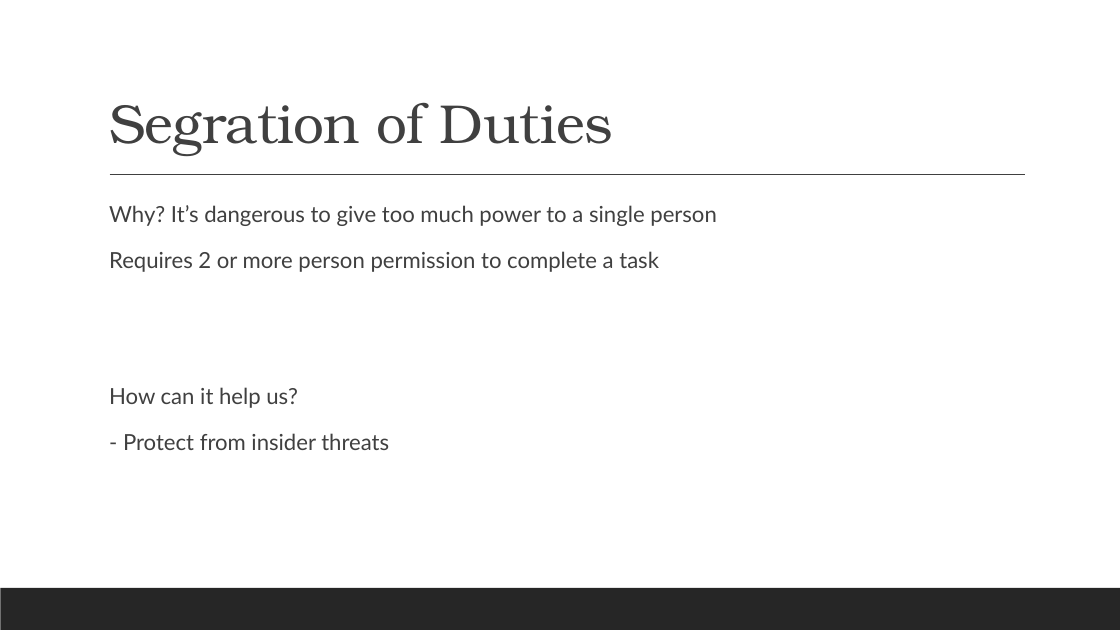
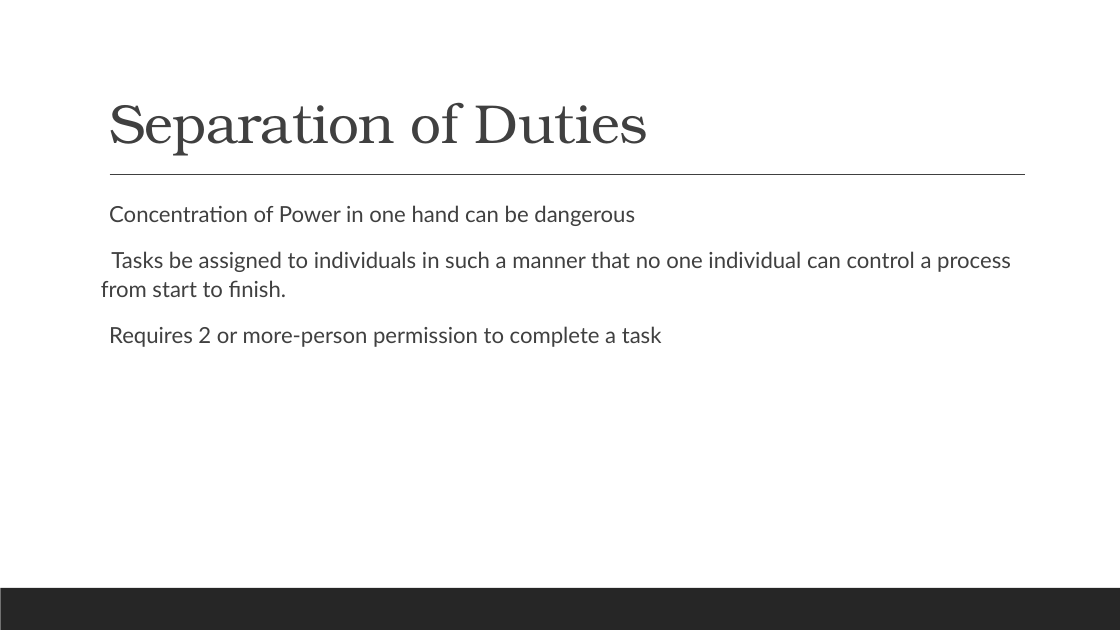
Before and after one commit to ronnie-1947/access-control-ppt, a slide deck: slide 45 of Access Control.pptx (slide 43 before the commit). Drawn at 1120x630 pixels with LibreOffice and Linux fonts; fonts in the diff are those of the drawing. Boxes give left, top, right and bottom in pixels: in the first picture for what was removed or moved away, otherwise in the second. Text is boxed around its words. In the diff, an @@ line names an element or a change of style, - is before the commit and + after.

```diff
--- a/Access Control.pptx
+++ b/Access Control.pptx
@@ title at (109, 102, 648, 156): text changed @@
-Segration of Duties
+Separation of Duties
@@ text at (101, 205, 1011, 347): text changed @@
-  Why? It’s dangerous to give too much power to a single person
-  Requires 2 or more person permission to complete a task
-  How can it help us?
-  - Protect from insider threats
+  Concentration of Power in one hand can be dangerous
+Tasks be assigned to individuals in such a manner that no one individual can control a process from start to finish.
+  Requires 2 or more-person permission to complete a task
```
Also in this commit, not shown: 14 other slides changed, 9 slides added, 1 slide removed.
